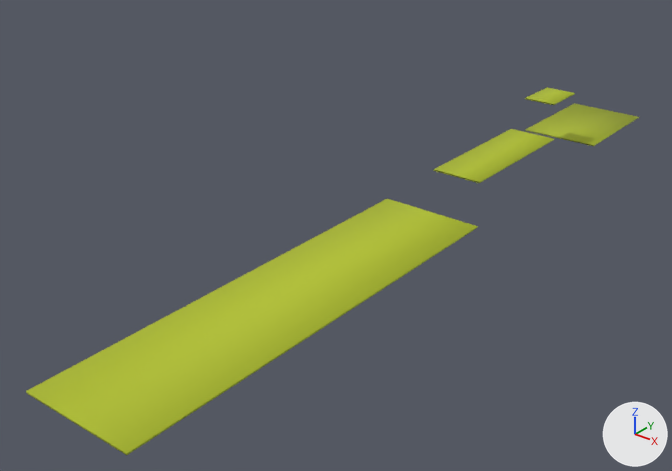
Renders of the OBJ model Resources/map.obj from each side of a commit.
Rendered twice from a camera (50 mm lens) standing at (505.0, -359.0, 424.0) and looking at (-53.0, 339.0, -9.0). Lighting does not change. The marker at lower right points along +X, +Y and +Z. Where no turn or scale is listed for an object, it has been applied to the vertices.
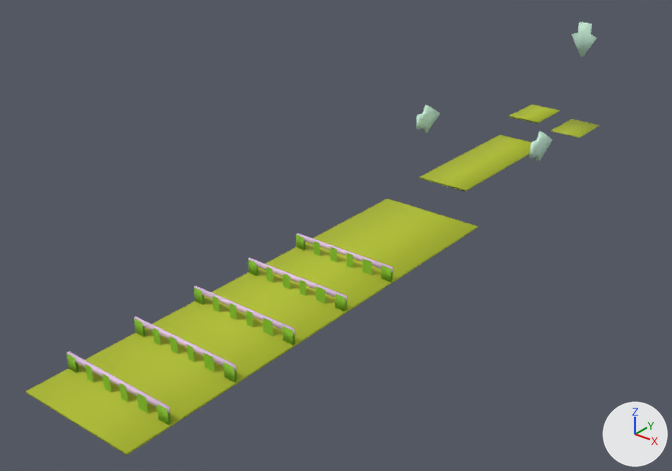
The change in detail:
Material 'wire_153228184' (mat_wire_153228184) is new.
Its base color is (0.6, 0.894, 0.722) (green #cbf3dd).
Its roughness is 0.821.
Material 'wire_213154229' (mat_wire_213154229) is new.
Its base color is (0.835, 0.604, 0.898) (purple #ecccf3).
Its roughness is 0.821.
Material 'wire_061135006' (mat_wire_061135006) is new.
Its base color is (0.239, 0.529, 0.0235) (green #86c02a).
Its roughness is 0.821.
me_box001 has 32 vertices, 36 faces and spans x -60.0..60.0, y -40.0..900.0, z -4.0..65.0.
me_box001 is used by ob_box001; location (0.0, 0.0, 0.0).
me_box001 part 1: the loose piece of 8 vertices spanning x -51.0..50.0, y 750.0..900.0, z -4.0..-2.0 is scaled about its middle by 0.43, then moved by (0.0, -25.0, 0.0).
me_box001 part 2: the loose piece of 8 vertices spanning x -30.0..30.0, y 489.0..670.0, z 24.0..25.0 is moved by (0.0, -30.0, 0.0).
me_box001 part 3: the loose piece of 8 vertices spanning x -20.0..20.0, y 680.0..740.0, z 64.0..65.0 is moved by (0.0, -40.0, -13.0).
Mesh me_box012 is new.
It has 102 vertices, 192 faces and spans x -77.0..76.0, y 521.0..792.0, z 46.0..144.0.
It uses material mat_wire_153228184 (green #cbf3dd).
Mesh me_box011 is new.
It is a box spanning x -58.6..59.9, y 280.8..283.0, z 8.4..13.4.
It uses material mat_wire_213154229 (purple #ecccf3).
Mesh me_box010 is new.
It has 32 vertices, 28 faces and spans x -59.1..59.9, y 280.8..283.0, z -2.0..12.5.
It uses material mat_wire_061135006 (green #86c02a).
Mesh me_box009 is new.
It is a box spanning x -58.6..59.9, y 210.6..212.8, z 8.4..13.4.
It uses material mat_wire_213154229 (purple #ecccf3).
Mesh me_box008 is new.
It has 32 vertices, 28 faces and spans x -59.1..59.9, y 210.6..212.8, z -2.0..12.5.
It uses material mat_wire_061135006 (green #86c02a).
Mesh me_box007 is new.
It is a box spanning x -58.6..59.9, y 139.5..141.7, z 8.4..13.4.
It uses material mat_wire_213154229 (purple #ecccf3).
Mesh me_box006 is new.
It has 32 vertices, 28 faces and spans x -59.1..59.9, y 139.5..141.7, z -2.0..12.5.
It uses material mat_wire_061135006 (green #86c02a).
Mesh me_box005 is new.
It is a box spanning x -58.6..59.9, y 69.7..71.8, z 8.4..13.4.
It uses material mat_wire_213154229 (purple #ecccf3).
Mesh me_box004 is new.
It has 32 vertices, 28 faces and spans x -59.1..59.9, y 69.6..71.9, z -2.0..12.5.
It uses material mat_wire_061135006 (green #86c02a).
Mesh me_box003 is new.
It is a box spanning x -58.6..59.9, y 0.1..2.2, z 8.4..13.4.
It uses material mat_wire_213154229 (purple #ecccf3).
Mesh me_box002 is new.
It has 32 vertices, 28 faces and spans x -59.1..59.9, y 0.0..2.2, z -2.0..12.5.
It uses material mat_wire_061135006 (green #86c02a).
Object 'Box012' (ob_box012) is new; it shows me_box012.
Its location is (0.0, 0.0, 0.0).
Object 'Box011' (ob_box011) is new; it shows me_box011.
Its location is (0.0, 0.0, 0.0).
Object 'Box010' (ob_box010) is new; it shows me_box010.
Its location is (0.0, 0.0, 0.0).
Object 'Box009' (ob_box009) is new; it shows me_box009.
Its location is (0.0, 0.0, 0.0).
Object 'Box008' (ob_box008) is new; it shows me_box008.
Its location is (0.0, 0.0, 0.0).
Object 'Box007' (ob_box007) is new; it shows me_box007.
Its location is (0.0, 0.0, 0.0).
Object 'Box006' (ob_box006) is new; it shows me_box006.
Its location is (0.0, 0.0, 0.0).
Object 'Box005' (ob_box005) is new; it shows me_box005.
Its location is (0.0, 0.0, 0.0).
Object 'Box004' (ob_box004) is new; it shows me_box004.
Its location is (0.0, 0.0, 0.0).
Object 'Box003' (ob_box003) is new; it shows me_box003.
Its location is (0.0, 0.0, 0.0).
Object 'Box002' (ob_box002) is new; it shows me_box002.
Its location is (0.0, 0.0, 0.0).

Changed parts and their boxes (x1, y1, x2, y2) in the pictures (672 x 471 px; the box of a moved part takes in the faces that stretch with it):
'Box001', reshaped (6% narrower): before (26, 87, 639, 455); after (26, 104, 600, 455)
'Box012', added: after (416, 22, 597, 161)
'Box002', added (green): after (67, 354, 171, 425)
'Box004', added (green): after (134, 319, 237, 383)
'Box006', added (green): after (194, 288, 295, 345)
'Box008', added (green): after (248, 259, 347, 312)
'Box010', added (green): after (296, 235, 393, 282)
'Box003', added: after (67, 352, 170, 413)
'Box005', added: after (134, 317, 236, 372)
'Box007', added: after (194, 286, 295, 335)
'Box009', added: after (248, 258, 347, 302)
'Box011', added: after (296, 233, 393, 273)
part 1 of me_box001, moved or reshaped: before (525, 103, 639, 146); after (551, 119, 600, 138)
part 2 of me_box001, moved or reshaped: before (433, 129, 554, 183); after (419, 135, 532, 191)
part 3 of me_box001, moved or reshaped: before (525, 87, 575, 105); after (509, 104, 560, 123)
